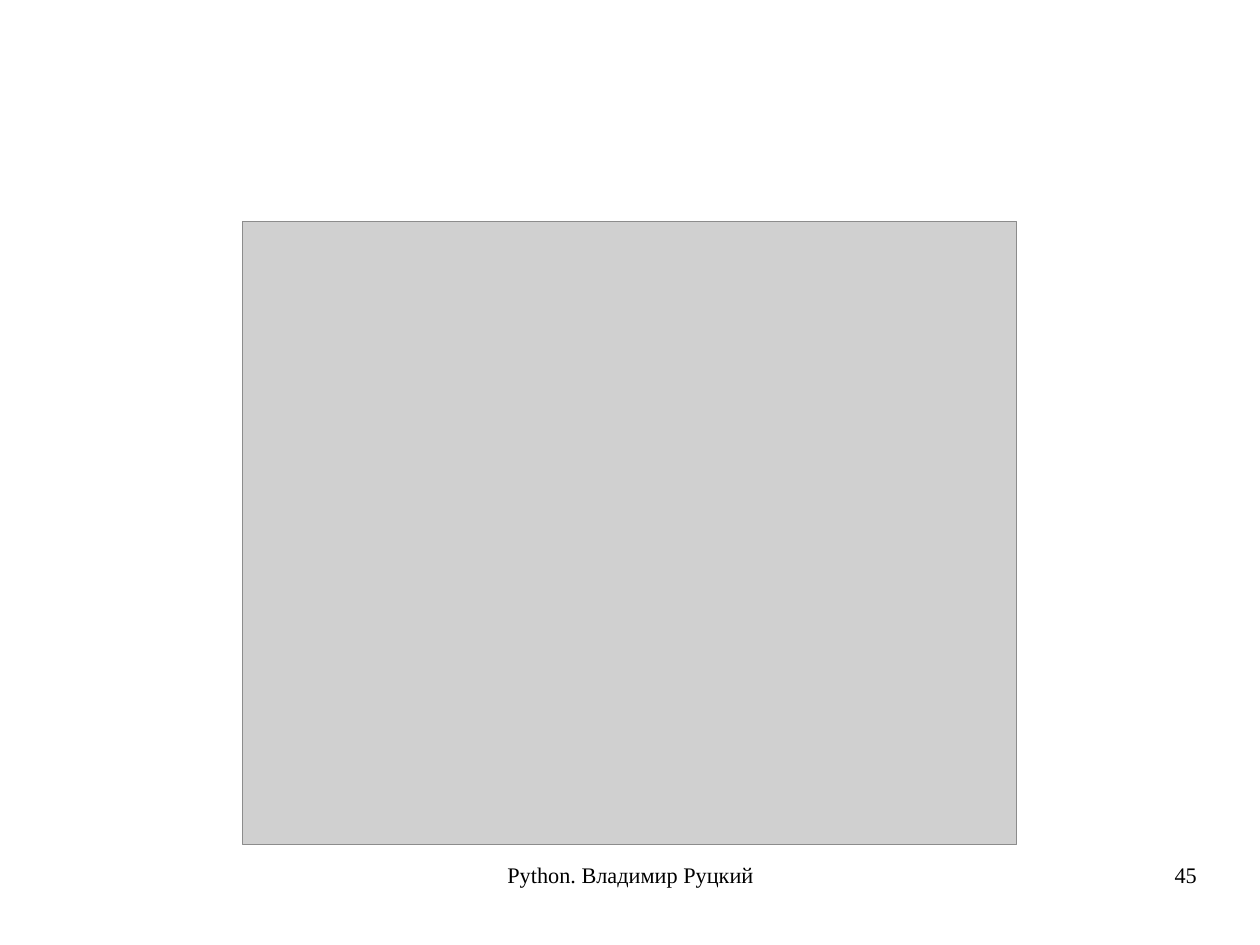
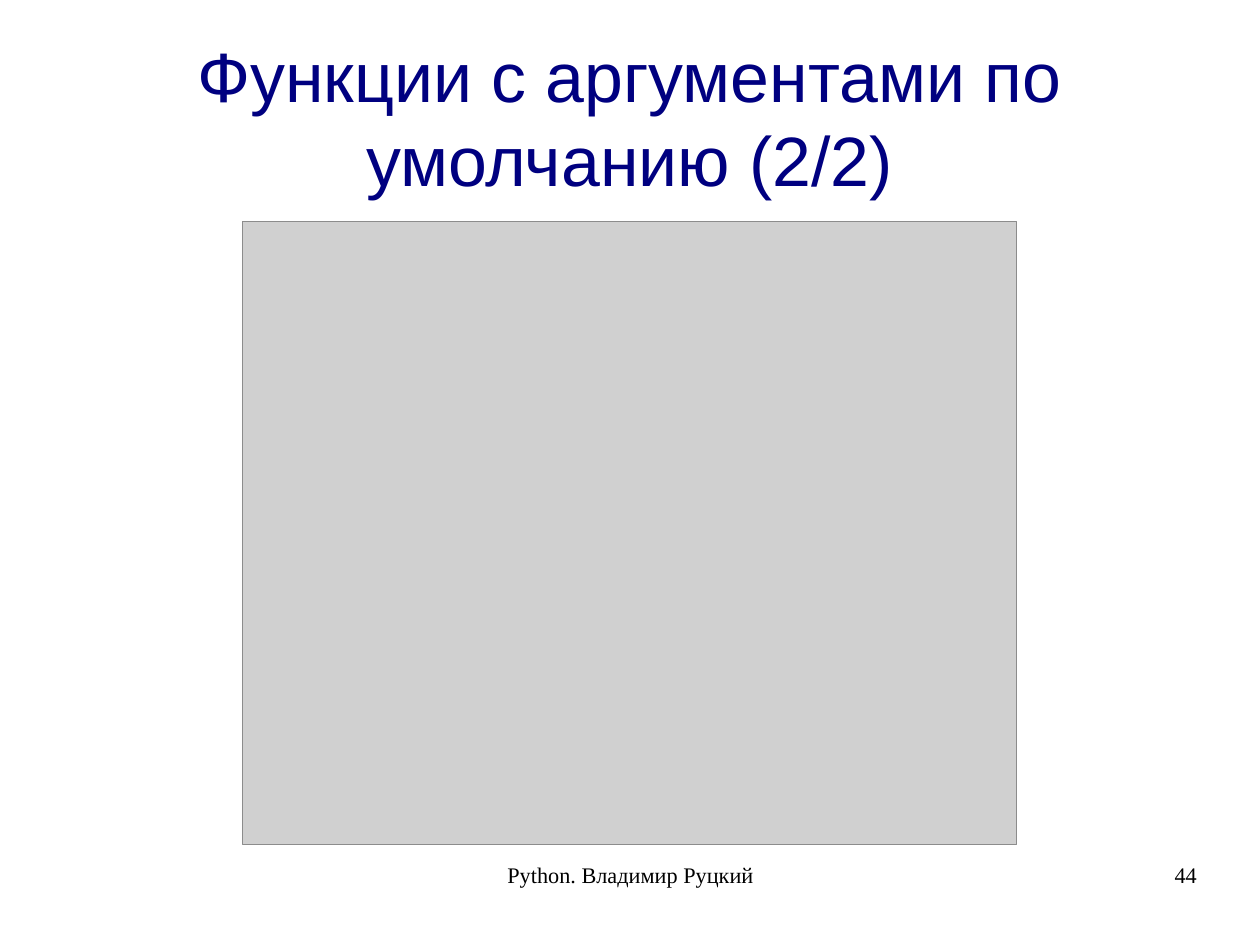
Before and after one commit to rutsky/python-course, a slide deck: slide 44 of 00_introduction.odp (slide 45 before the commit). Drawn at 1260x945 pixels with LibreOffice and Linux fonts; fonts in the diff are those of the drawing; grey boxes stand for pictures. Boxes give left, top, right and bottom in pixels: in the first picture for what was removed or moved away, otherwise in the second. Text is boxed around its words. In the diff, an @@ line names an element or a change of style, - is before the commit and + after.

```diff
--- a/00_introduction.odp
+++ b/00_introduction.odp
@@ title added at box(197, 53, 1062, 199), 44 pt, text #000080 @@
+Функции с аргументами по умолчанию (2/2)
@@ page number at box(1175, 868, 1197, 883): text changed @@
-45
+44
```
Also in this commit, not shown: 20 other slides changed, 2 slides added, 1 slide removed.
